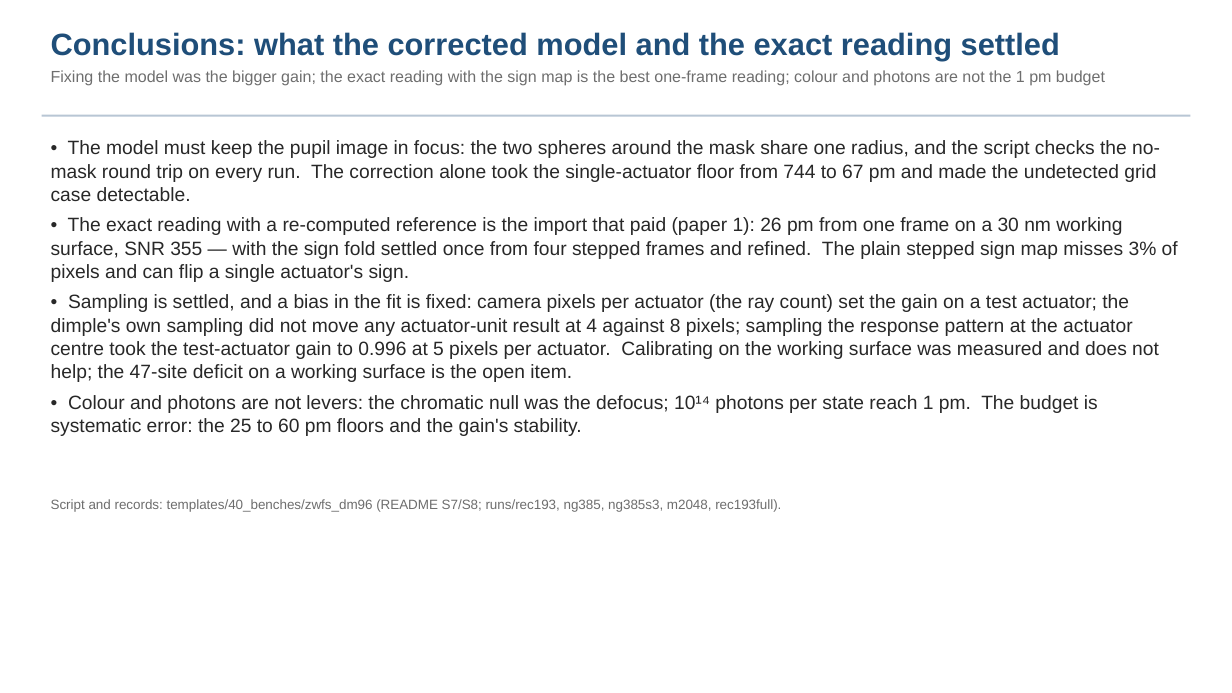
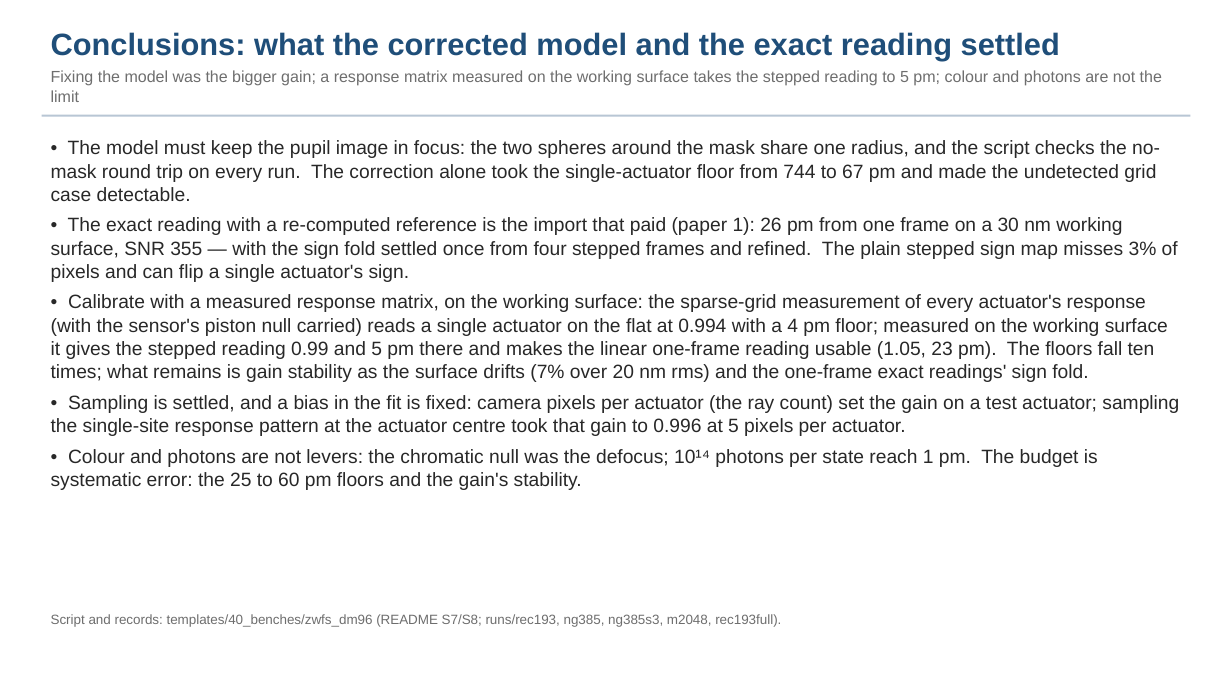
Before and after one commit to nasa-jpl/macos, a slide deck: slide 18 of demo_session/deck_zwfs.pptx (slide 17 before the commit). Drawn at 1232x693 pixels with LibreOffice and Linux fonts; fonts in the diff are those of the drawing. Boxes give left, top, right and bottom in pixels: in the first picture for what was removed or moved away, otherwise in the second. Text is boxed around its words. In the diff, an @@ line names an element or a change of style, - is before the commit and + after.

Commit message:
ZWFS S10 record + deck fold 3d (the measured-response-matrix calibration; matrix on the working surface -> 5 pm); slice (resources 8181893)

```diff
--- a/demo_session/deck_zwfs.pptx
+++ b/demo_session/deck_zwfs.pptx
@@ text at (x1=51, y1=70, x2=1162, y2=102): text changed @@
-Fixing the model was the bigger gain; the exact reading with the sign map is the best one-frame reading; colour and photons are not the 1 pm budget
+Fixing the model was the bigger gain; a response matrix measured on the working surface takes the stepped reading to 5 pm; colour and photons are not the limit
@@ text at (x1=51, y1=294, x2=1179, y2=436): text changed @@
-• Sampling is settled, and a bias in the fit is fixed: camera pixels per actuator (the ray count) set the gain on a test actuator; the dimple's own sampling did not move any actuator-unit result at 4 against 8 pixels; sampling the response pattern at the actuator centre took the test-actuator gain to 0.996 at 5 pixels per actuator. Calibrating on the working surface was measured and does not help; the 47-site deficit on a working surface is the open item.
+• Calibrate with a measured response matrix, on the working surface: the sparse-grid measurement of every actuator's response (with the sensor's piston null carried) reads a single actuator on the flat at 0.994 with a 4 pm floor; measured on the working surface it gives the stepped reading 0.99 and 5 pm there and makes the linear one-frame reading usable (1.05, 23 pm). The floors fall ten times; what remains is gain stability as the surface drifts (7% over 20 nm rms) and the one-frame exact readings' sign fold.
+• Sampling is settled, and a bias in the fit is fixed: camera pixels per actuator (the ray count) set the gain on a test actuator; sampling the single-site response pattern at the actuator centre took that gain to 0.996 at 5 pixels per actuator.
@@ text "Script and records: templates/40_benches/zwfs_dm96 (README ..." moved from (x1=51, y1=499, x2=781, y2=512) to (x1=51, y1=614, x2=781, y2=627) @@
```
Also in this commit, not shown: 5 other slides changed, 1 slide added, 5 other files.
